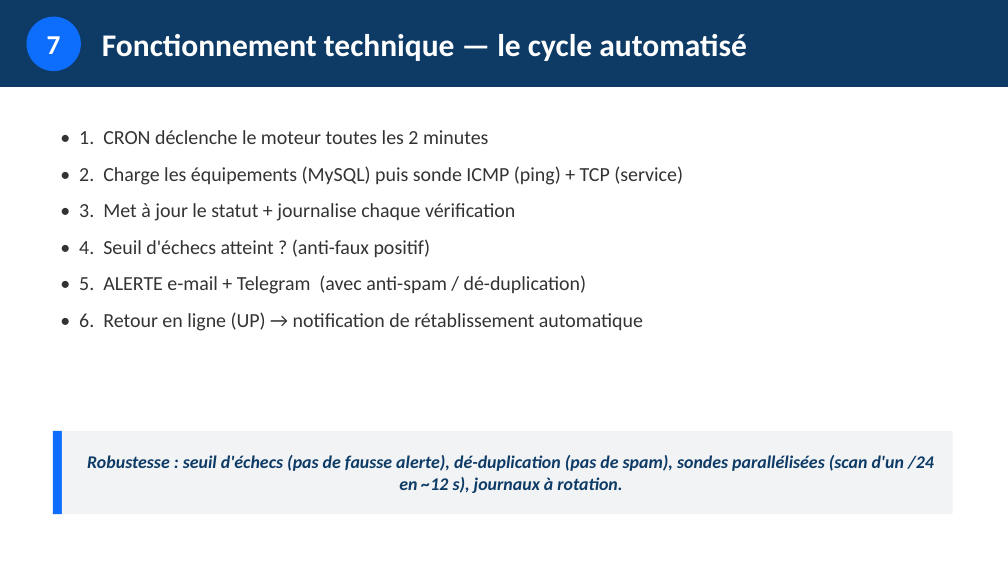
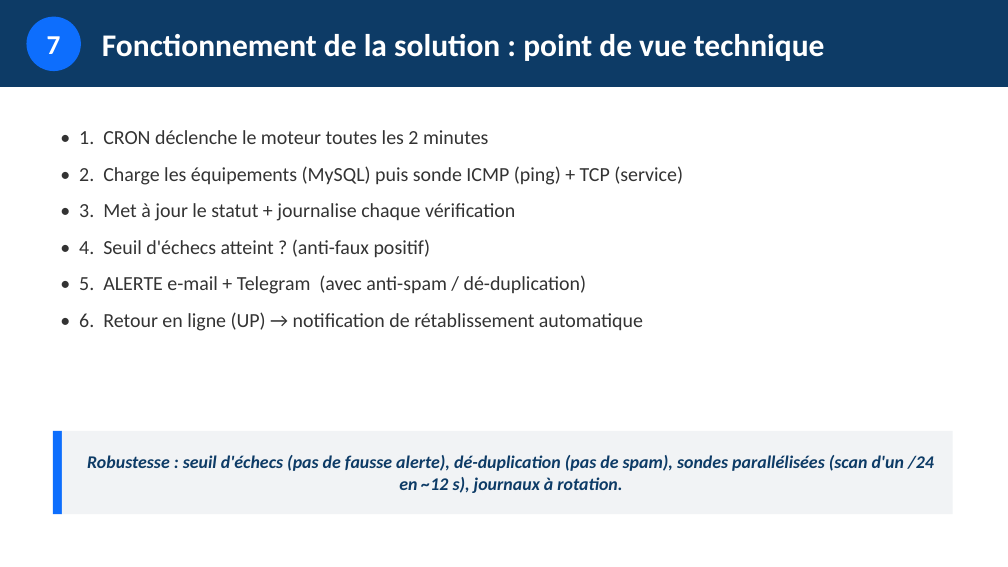
Before and after one commit to esperanceykouassi-bit/Supervision-reseau, a slide deck: slide 16 of soutenance/presentation-projet.pptx. Drawn at 1008x567 pixels with LibreOffice and Linux fonts; fonts in the diff are those of the drawing. Boxes give left, top, right and bottom in pixels: in the first picture for what was removed or moved away, otherwise in the second. Text is boxed around its words. In the diff, an @@ line names an element or a change of style, - is before the commit and + after.

```diff
--- a/soutenance/presentation-projet.pptx
+++ b/soutenance/presentation-projet.pptx
@@ text at [102, 34, 825, 61]: text changed @@
-Fonctionnement technique — le cycle automatisé
+Fonctionnement de la solution : point de vue technique
```
Also in this commit, not shown: 4 other slides changed, 2 other files.
